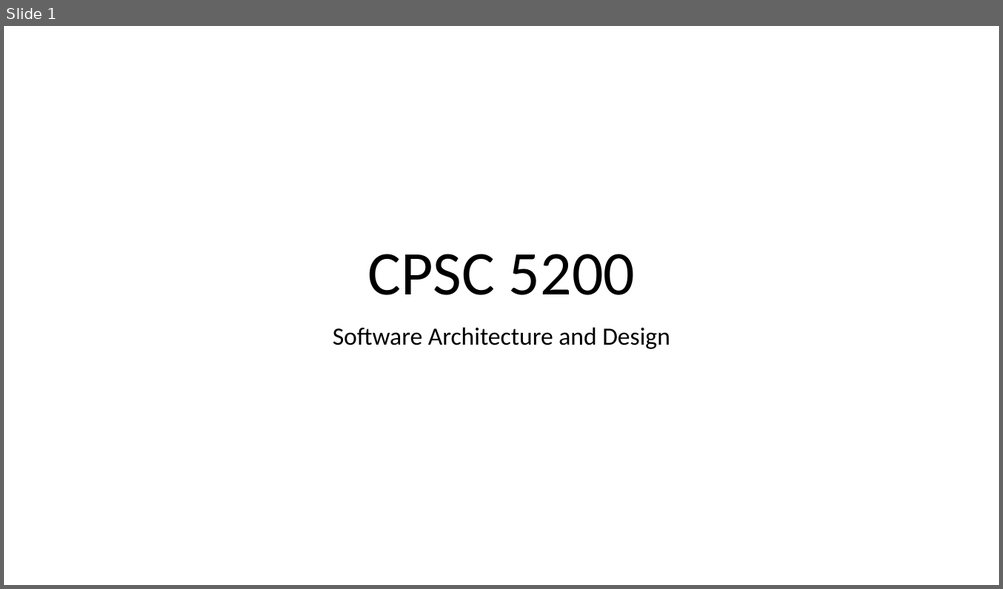
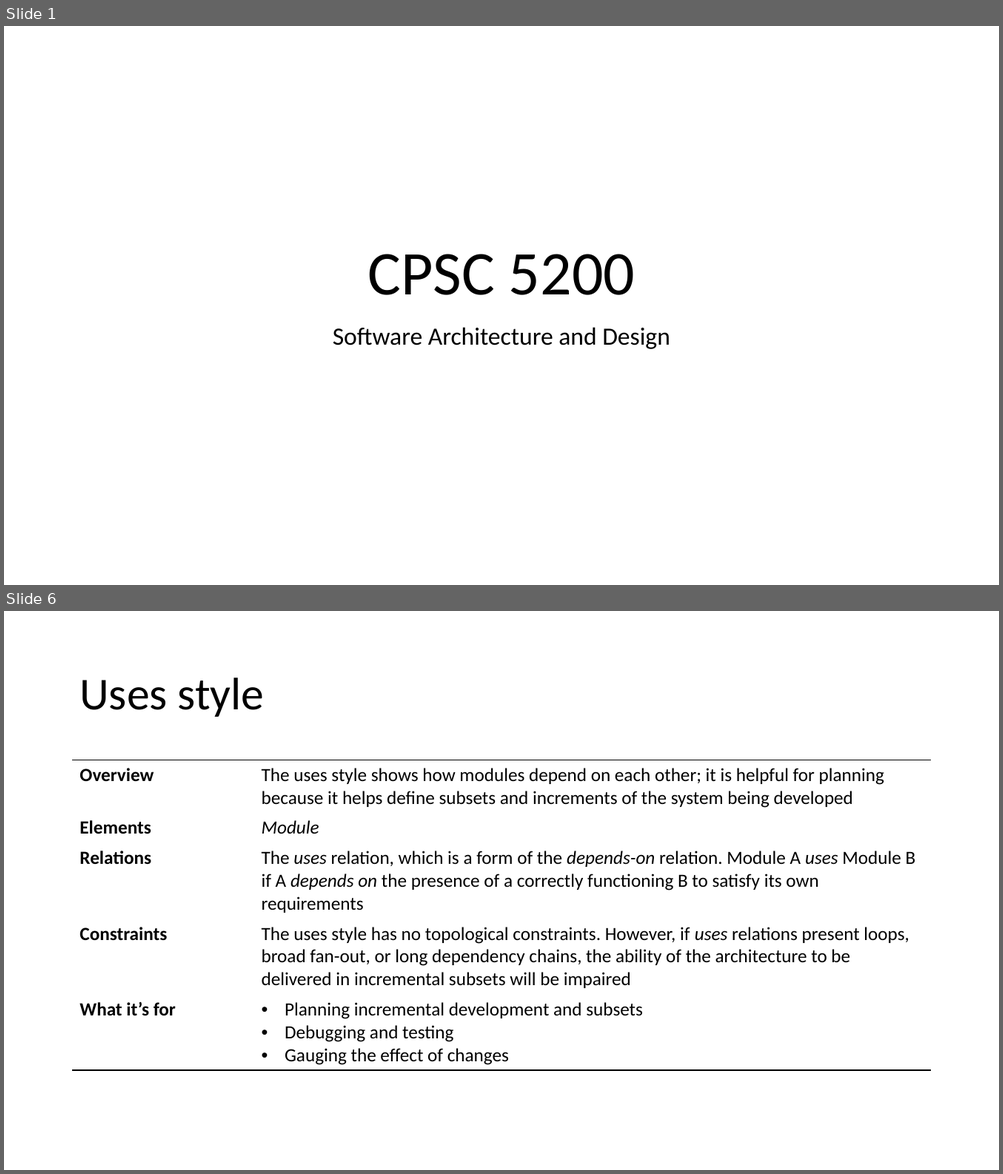
Before and after one commit to IrenaNiu/SU_CPSC_5200_20WQ, a slide deck: lectures/20WQ-02-11 Documenting software architectures.pptx. Shown one above the other, each under a label of ours: slide 1 before the commit, slides 1 and 6 after it; the slides between them are not shown. The pictures are 1003x589 and 1003x1174 pixels, drawn with LibreOffice and Linux fonts; fonts in the diff are those of the drawing. Boxes give left, top, right and bottom in pixels: in the first picture for what was removed or moved away, otherwise in the second. Text is boxed around its words. In the diff, an @@ line names an element or a change of style, - is before the commit and + after.

```diff
--- a/lectures/20WQ-02-11 Documenting software architectures.pptx
+++ b/lectures/20WQ-02-11 Documenting software architectures.pptx
@@ slide 6 added at (x1=4, y1=611, x2=999, y2=1170), background #FFFFFF @@
@@ title added at (x1=79, y1=678, x2=264, y2=717), 44 pt, text #000000 @@
+Uses style
@@ table added at (x1=73, y1=760, x2=930, y2=1068), 5 rows, 2 columns @@
+Overview | The uses style shows how modules depend on each other; it is helpful for planning because it helps define subsets and increments of the system being developed
+Elements | Module
+Relations | The uses relation, which is a form of the depends-on relation. Module A uses Module B if A depends on the presence of a correctly functioning B to satisfy its own requirements
+Constraints | The uses style has no topological constraints. However, if uses relations present loops, broad fan-out, or long dependency chains, the ability of the architecture to be delivered in incremental subsets will be impaired
+What it’s for | Planning incremental development and subsets / Debugging and testing / Gauging the effect of changes
```
Also in this commit, not shown: 24 other slides added.
